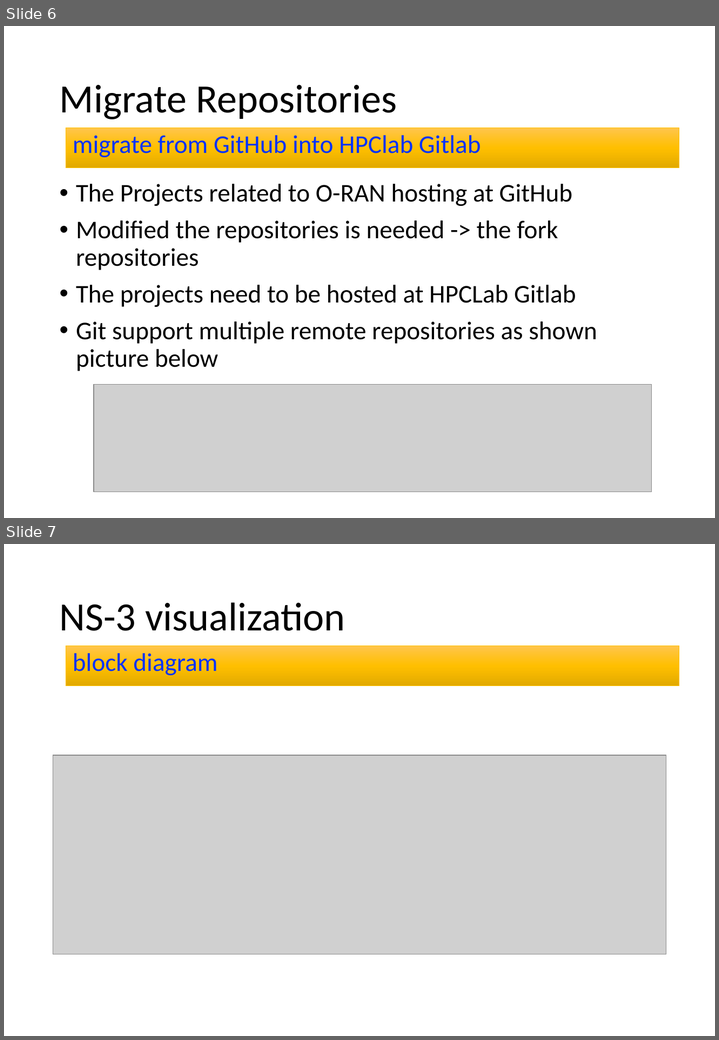
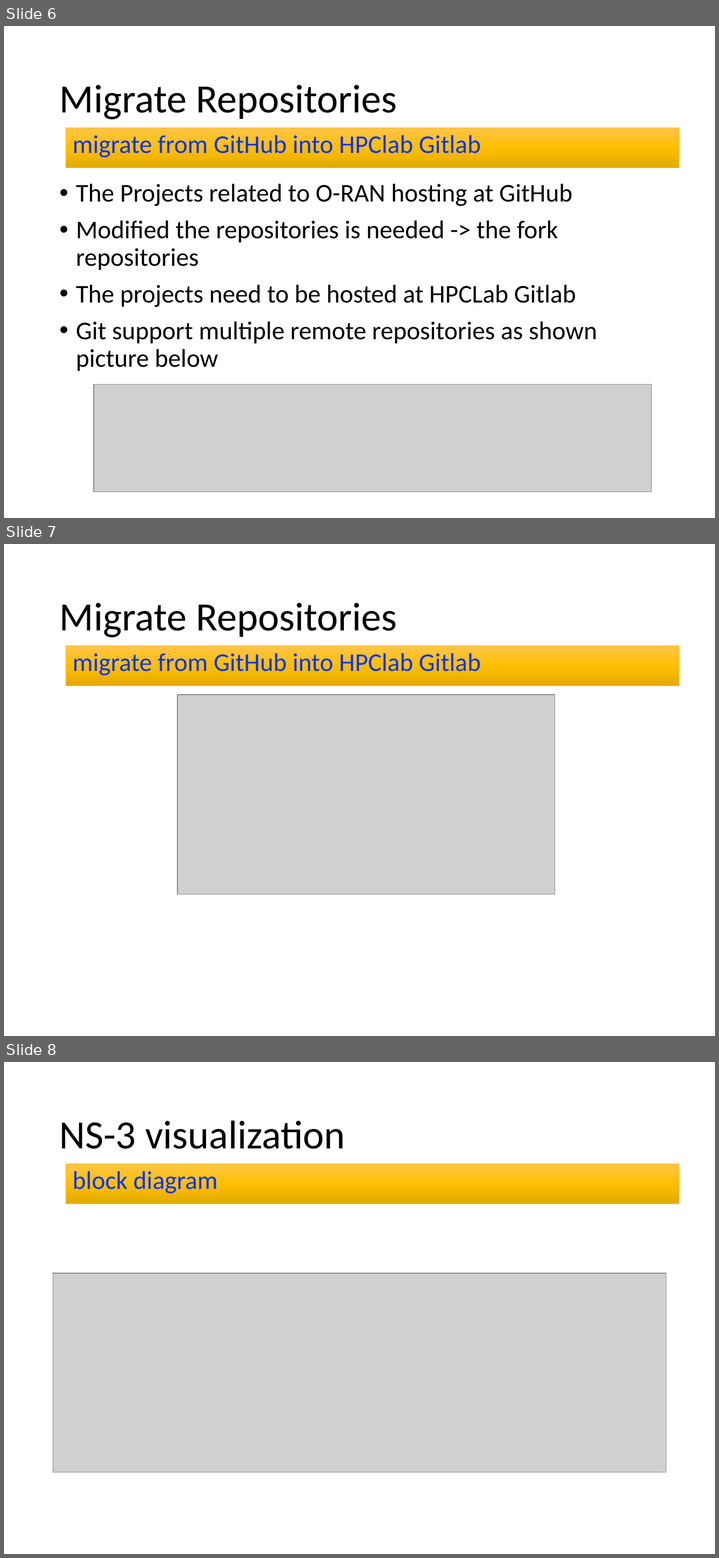
Before and after one commit to dhanifudin/presentation, a slide deck: weekly/Weekly 20230529-20230602.pptx. Shown one above the other, each under a label of ours: slides 6 and 7 before the commit, slides 6, 7 and 8 after it. The pictures are 719x1040 and 719x1558 pixels, drawn with LibreOffice and Linux fonts; fonts in the diff are those of the drawing; grey boxes stand for pictures. Boxes give left, top, right and bottom in pixels: in the first picture for what was removed or moved away, otherwise in the second. Text is boxed around its words. In the diff, an @@ line names an element or a change of style, - is before the commit and + after.

Commit message:
update weekly

```diff
--- a/weekly/Weekly 20230529-20230602.pptx
+++ b/weekly/Weekly 20230529-20230602.pptx
@@ slide 7 added at [4, 544, 715, 1036], background #FFFFFF @@
@@ title added at [60, 603, 397, 637], 44 pt, text #000000 @@
+Migrate Repositories
@@ rectangle added at [66, 646, 678, 685], fill gradient #FFC64B to #FFC000 to #E3AB00, outline #FFC000 0.5 pt, 28 pt, text #0432FF @@
+migrate from GitHub into HPClab Gitlab
@@ picture added at [177, 695, 555, 894] @@
@@ what was slide 7 is now slide 8 @@
```
